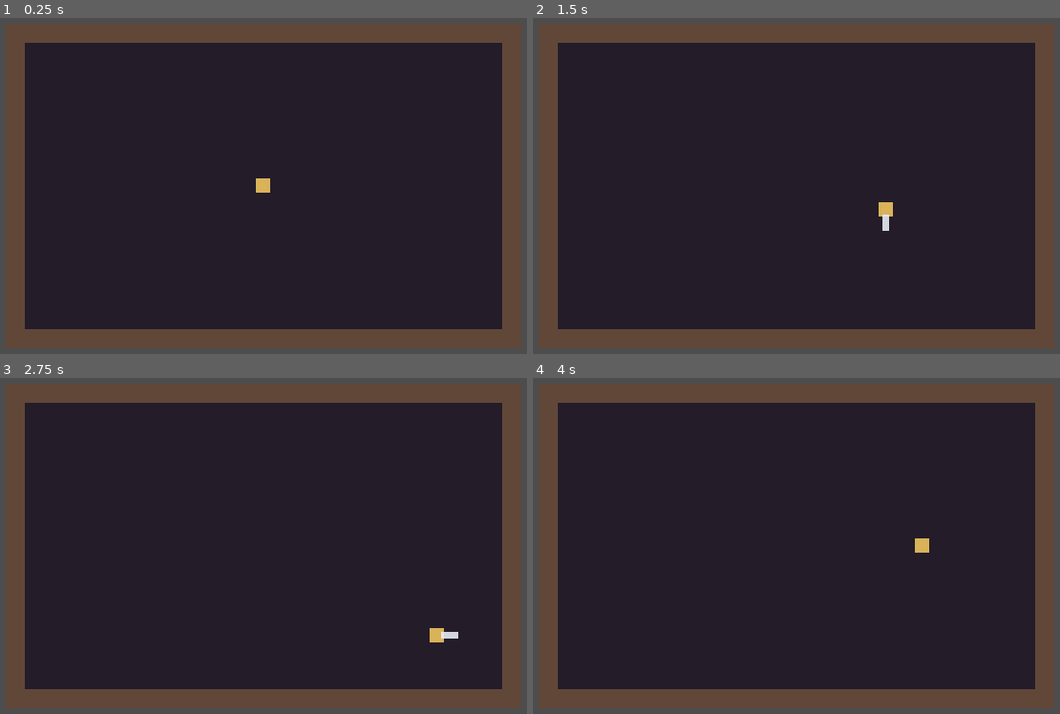
Above: before the commit, frames 1-4 (two rows, left to right).
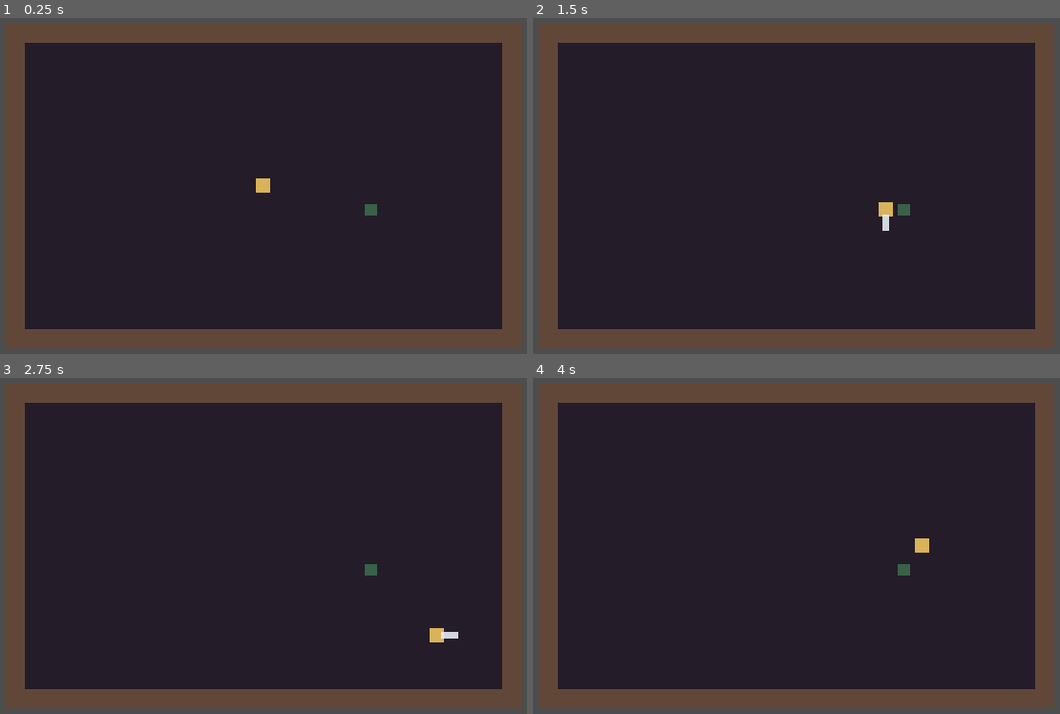
Above: after the commit, the same moments.

Repository: IAmdeGroot/software-factory
Game: Godot game, scene res://scenes/main.tscn
Same seed, same stepped clock (60 frames per second), same inputs: the game is played once before the commit and once after it.
Inputs:
- Up to frame 1 (0.25 s): no input
- Up to frame 2 (1.5 s): tap Enter at 0.5 s; hold Right (ui_right) 0.53-1.28 s; hold J 0.53-1.28 s; hold Down (ui_down) from 1.28 s (still down); tap J at 1.35 s
- Up to frame 3 (2.75 s): release Down (ui_down) at 2.03 s; hold Right (ui_right) from 2.03 s (still down); hold J from 2.03 s (still down)
- Up to frame 4 (4 s): release Right (ui_right) at 2.78 s; release J at 2.78 s; hold Up (ui_up) 2.78-3.53 s; tap J at 2.85 s; hold Left (ui_left) from 3.53 s (still down); hold J from 3.53 s (still down)

The runs differ from the first frame. In frame 1, less than 0.1% of the frame differs, in the area x 69-72%, y 55-59%; in frame 2, less than 0.1%; in frame 3, less than 0.1%; in frame 4, less than 0.1%.

Commit message:
DUNGEON-005: add one strikeable enemy in the room.
Idle insect-like Area2D in the starting room. The player's nail calls
take_nail_hit and the enemy despawns. No chase, health bar, or drops.

Co-authored-by: IAmdeGroot <IAmdeGroot@users.noreply.github.com>

Diff:
--- /dev/null
+++ b/examples/dark-dungeon/scenes/enemy.tscn
@@ -0,0 +1,21 @@
+[gd_scene load_steps=3 format=3 uid="uid://darkdungeonenemy005"]
+
+[ext_resource type="Script" path="res://scripts/enemy.gd" id="1_enemy"]
+
+[sub_resource type="RectangleShape2D" id="EnemyHit"]
+size = Vector2(22, 18)
+
+[node name="Enemy" type="Area2D"]
+monitoring = false
+monitorable = true
+script = ExtResource("1_enemy")
+
+[node name="Body" type="ColorRect" parent="."]
+offset_left = -11.0
+offset_top = -9.0
+offset_right = 11.0
+offset_bottom = 9.0
+color = Color(0.22, 0.38, 0.28, 1)
+
+[node name="CollisionShape2D" type="CollisionShape2D" parent="."]
+shape = SubResource("EnemyHit")
--- a/examples/dark-dungeon/scenes/main.tscn
+++ b/examples/dark-dungeon/scenes/main.tscn
@@ -1,6 +1,7 @@
-[gd_scene load_steps=5 format=3 uid="uid://darkdungeonmain001"]
+[gd_scene load_steps=6 format=3 uid="uid://darkdungeonmain001"]
 
 [ext_resource type="PackedScene" uid="uid://darkdungeonplayer002" path="res://scenes/player.tscn" id="1_player"]
+[ext_resource type="PackedScene" uid="uid://darkdungeonenemy005" path="res://scenes/enemy.tscn" id="2_enemy"]
 
 [sub_resource type="RectangleShape2D" id="WallHorizontal"]
 size = Vector2(864, 32)
@@ -73,3 +74,6 @@
 
 [node name="Player" parent="." instance=ExtResource("1_player")]
 position = Vector2(640, 360)
+
+[node name="Enemy" parent="." instance=ExtResource("2_enemy")]
+position = Vector2(820, 400)
--- /dev/null
+++ b/examples/dark-dungeon/scripts/enemy.gd
@@ -0,0 +1,7 @@
+extends Area2D
+
+## One nail hit despawns this foe. Idle; no chase.
+
+
+func take_nail_hit() -> void:
+	queue_free()
--- a/examples/dark-dungeon/scripts/player.gd
+++ b/examples/dark-dungeon/scripts/player.gd
@@ -10,6 +10,10 @@
 
 @onready var nail: Area2D = $Nail
 @onready var nail_visible: ColorRect = $Nail/Visible
+
+
+func _ready() -> void:
+	nail.area_entered.connect(_on_nail_area_entered)
 
 
 func _physics_process(delta: float) -> void:
@@ -50,3 +54,8 @@
 func _sheathe() -> void:
 	nail.monitoring = false
 	nail_visible.visible = false
+
+
+func _on_nail_area_entered(area: Area2D) -> void:
+	if area.has_method("take_nail_hit"):
+		area.take_nail_hit()
Not shown, changed: docs/work-graph/backlog.md
Not shown, changed: docs/work-graph/beads/DUNGEON-005.md
Not shown, changed: examples/dark-dungeon/README.md
Not shown, added: examples/dark-dungeon/tests/test_enemy.py
